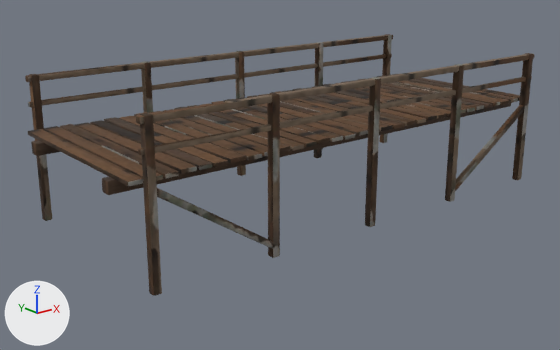
The glTF model game/assets/models/bridge.glb: old version first, new version second.
Before and after are seen from a 50 mm camera at (-10.08, -11.93, 4.19) aimed at (-0.35, 0.23, -0.67). The axes (+X, +Y, +Z) are drawn at lower left. The lights are the same throughout. The older version comes first. Vertices at exactly the same position are counted once.

The first picture shows 'bridge'.
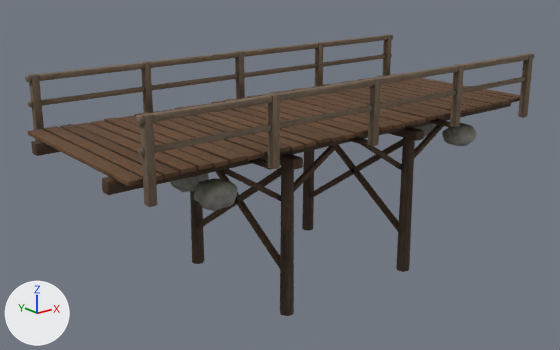
Changed parts and their boxes [x1, y1, x2, y2] in the pictures (560 x 350 px; the box of a moved part takes in the faces that stretch with it):
'bridge', reshaped (8% taller)
    before: [25, 34, 535, 296]
    after: [25, 34, 535, 316]
part 1 of me_bridge, moved or reshaped (not visible before)
    after: [267, 154, 303, 170]
part 2 of me_bridge, added (mostly hidden)
    after: [216, 170, 280, 268]
part 3 of me_bridge, added
    after: [198, 167, 281, 228]
part 4 of me_bridge, added
    after: [221, 169, 281, 201]
part 5 of me_bridge, added
    after: [294, 145, 338, 192]
part 6 of me_bridge, added
    after: [388, 127, 424, 141]
part 7 of me_bridge, added
    after: [335, 144, 399, 231]
part 8 of me_bridge, added
    after: [311, 139, 403, 198]
part 9 of me_bridge, added
    after: [361, 144, 402, 170]
part 10 of me_bridge, added (mostly hidden)
    after: [414, 120, 447, 159]
part 11 of me_bridge, reshaped
    before: [29, 36, 533, 296]
    after: [29, 36, 533, 316]
part 12 of me_bridge, surface changed
    before: [25, 34, 535, 296]
    after: [25, 34, 535, 207]

Edits to the bpy script that builds the scene:
```text
Change me_bridge:
    remove me_bridge.from_pydata(...)  # 2912 vertices, 5616 faces; spans x -5.1..5.1, y -2.18..2.18, z -1.2..1.67
    add me_bridge.from_pydata(...)  # 4456 vertices, 8544 faces; spans x -5.1..5.1, y -2.18..2.18, z -2.75..1.67
    me_bridge part 1: the loose piece of 56 vertices spanning x 2.33..4.72, y 2.04..2.16, z -1.04..0.56 is multiplied about its middle by the matrix ((0.0, 2.103, 0.0), (-1.109, 0.0, -0.717), (-0.924, 0.0, 1.428)), then moved by (-5.13, -2.1, 0.52)
    me_bridge part 2: the loose piece of 56 vertices spanning x -1.82..-1.55, y -1.95..1.95, z 0.57..0.67 is copied, and the copy is multiplied about its middle by the matrix ((0.333, 0.0, 0.0), (0.0, 0.771, -0.9), (0.0, 0.514, 1.341)), then moved by (0.09, 0.0, -1.51); it spans x -1.65..-1.55, y -1.53..1.53, z -1.94..0.16
    me_bridge part 3: the loose piece of 56 vertices spanning x -1.82..-1.55, y -1.95..1.95, z 0.57..0.67 is copied, and the copy is multiplied about its middle by the matrix ((-0.333, 0.0, 0.0), (0.0, -0.771, 0.9), (0.0, 0.514, 1.341)), then moved by (0.09, 0.0, -1.51); it spans x -1.65..-1.55, y -1.53..1.53, z -1.94..0.16
    me_bridge part 4: the loose piece of 56 vertices spanning x -2.43..-2.27, y -2.18..-2.02, z -1.2..1.67 is copied, and the copy is multiplied about its middle by the matrix ((0.349, 0.0, -0.453), (0.0, 0.654, 0.0), (0.553, 0.0, 0.286)), then moved by (0.1, 0.7, -0.32); it spans x -2.92..-1.58, y -1.45..-1.35, z -0.54..0.36
    me_bridge part 5: the loose piece of 56 vertices spanning x -5.1..5.1, y -1.51..-1.29, z 0.34..0.58 is copied, and the copy is multiplied about its middle by the matrix ((0.126, 0.0, -0.216), (0.0, 0.447, 0.0), (0.08, 0.0, 0.342)), then moved by (-0.95, 0.0, -0.55); it spans x -1.62..-0.28, y -1.45..-1.35, z -0.54..0.36
    me_bridge part 6: the loose piece of 56 vertices spanning x 2.0..2.26, y -1.95..1.95, z 0.58..0.66 is copied, and the copy is scaled about its middle by (0.834, 0.944, 2.62), then moved by (-0.53, 0.0, -0.34); it spans x 1.48..1.72, y -1.85..1.85, z 0.18..0.38
    me_bridge part 7: the loose piece of 56 vertices spanning x 1.38..1.64, y -1.95..1.95, z 0.57..0.67 is copied, and the copy is multiplied about its middle by the matrix ((0.338, 0.0, 0.0), (0.0, 0.774, -0.898), (0.0, 0.51, 1.343)), then moved by (0.09, 0.0, -1.51); it spans x 1.55..1.65, y -1.53..1.53, z -1.94..0.16
    me_bridge part 8: the loose piece of 56 vertices spanning x 1.38..1.64, y -1.95..1.95, z 0.57..0.67 is copied, and the copy is multiplied about its middle by the matrix ((-0.338, 0.0, 0.0), (0.0, -0.774, 0.898), (0.0, 0.51, 1.343)), then moved by (0.09, 0.0, -1.51); it spans x 1.55..1.65, y -1.53..1.53, z -1.94..0.16
    me_bridge part 9: the loose piece of 56 vertices spanning x -5.1..5.1, y -1.51..-1.29, z 0.34..0.58 is copied, and the copy is multiplied about its middle by the matrix ((-0.126, 0.0, 0.216), (0.0, -0.447, 0.0), (0.08, 0.0, 0.342)), then moved by (0.95, 0.0, -0.55); it spans x 0.28..1.62, y -1.45..-1.35, z -0.54..0.36
    me_bridge part 10: the loose piece of 56 vertices spanning x 2.27..2.43, y -2.18..-2.02, z -1.2..1.67 is copied, and the copy is multiplied about its middle by the matrix ((-0.349, 0.0, 0.453), (0.0, -0.654, 0.0), (0.553, 0.0, 0.286)), then moved by (-0.1, 0.7, -0.32); it spans x 1.58..2.92, y -1.45..-1.35, z -0.54..0.36
    me_bridge part 11: 362 vertices moved from x -4.78..4.78, y -2.18..2.18, z -1.2..0.56 to x -4.78..4.78, y -2.18..2.18, z 0.26..0.47; 30 vertices removed from x -2.37..4.72, y -2.16..-2.04, z -1.03..0.56; 846 vertices added at x -3.59..3.57, y -2.06..2.06, z -2.75..0.47
    me_bridge part 12: 5286 kept faces spanning x -5.1..5.1, y -2.18..2.18, z 0.26..1.67 get new texture (UV) coordinates
    other edits to the shape of me_bridge do not show in these pictures
```
